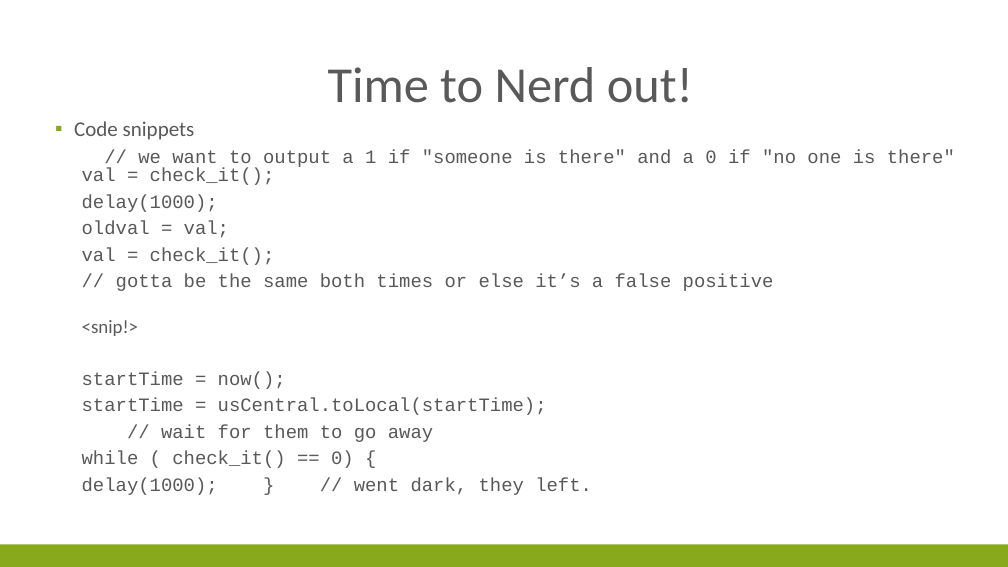
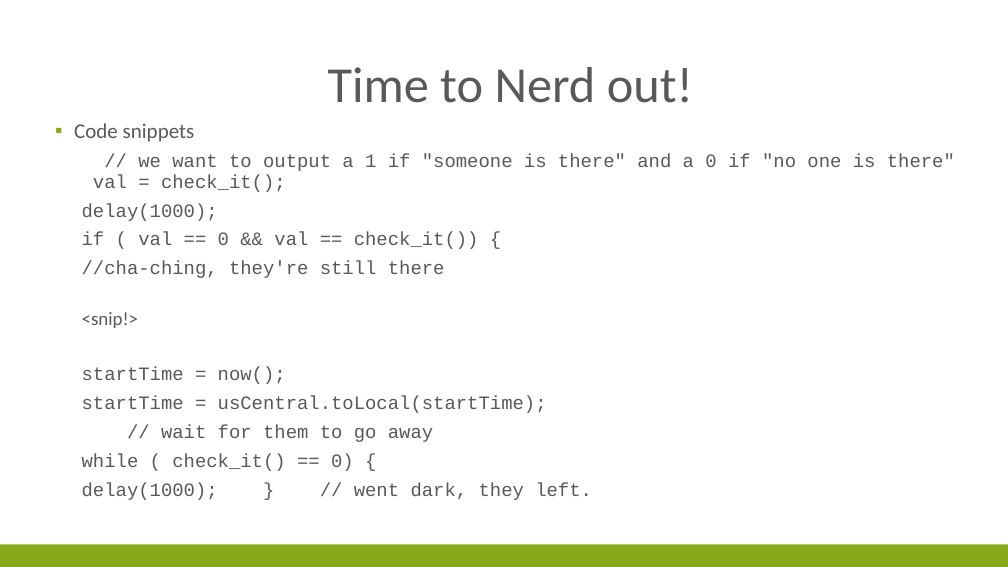
Before and after one commit to randybey/gotAsec, a slide deck: slide 13 of Time Tracking solutions.pptx (slide 14 before the commit). Drawn at 1008x567 pixels with LibreOffice and Linux fonts; fonts in the diff are those of the drawing. Boxes give left, top, right and bottom in pixels: in the first picture for what was removed or moved away, otherwise in the second. Text is boxed around its words. In the diff, an @@ line names an element or a change of style, - is before the commit and + after.

```diff
--- a/Time Tracking solutions.pptx
+++ b/Time Tracking solutions.pptx
@@ text at (74,123,955,500): line spacing 0.8 to 0.9; line spacing 0.4 to 0.5 @@
@@ text at (82,232,479,278): text changed @@
-  oldval = val;
-  val = check_it();
-  // gotta be the same both times or else it’s a false positive
+  if ( val == 0 && val == check_it()) {
+  //cha-ching, they're still there
```
Also in this commit, not shown: 2 other slides changed, 1 slide removed.
